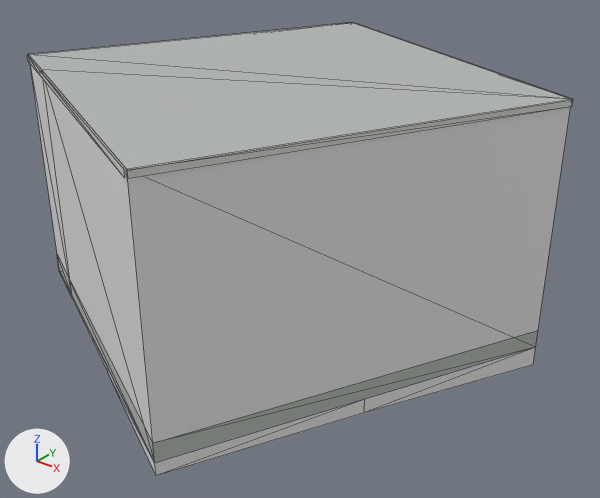
The glTF model public/models/buildings/osm-way-672784913.glb: old version first, new version second.
Camera for both pictures: a camera (50 mm lens) standing at (9.18, -10.73, 8.02) and looking at (0.58, 0.01, 1.36). Every picture has the same lights, and +X, +Y and +Z are marked at lower left. The first picture is the older version. Mesh edges are drawn as thin lines. Where no turn or scale is listed for an object, it has been applied to the vertices. Vertices at exactly the same position are counted once.

Objects in the first picture: 'building foundation 672784913', 'reality 672784913 near reality aged pale plaster', 'reality 672784913 near reality concrete plinth', 'reality 672784913 near reality flat weathered roof', 'reality 672784913 near reality pale aluminum sill'.
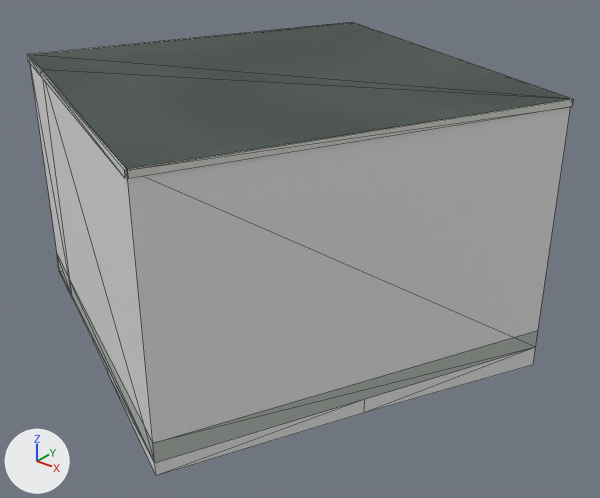
Location of each change, (x1, y1, x2, y2) in pixels of the pictures (600 x 498 px):
'reality 672784913 near reality flat weathered roof', surface changed (darker)
    both: (29, 23, 572, 169)
part 1 of me_reality_672784913_near_reality_pale_aluminum_sill, added
    after: (28, 23, 571, 170)

The change, as a diff of the scene's bpy script:
```diff
--- a/public/models/buildings/osm-way-672784913.glb.py
+++ b/public/models/buildings/osm-way-672784913.glb.py
@@ img_roof_color @@
+img_roof_color = load_image('roof-color', 'textures/1de3d7bb6546b7423004abcc0fb627c4d0c6ad03316b21d76a93f9bf4f470ca6.png', 256, 256, 'sRGB')
@@ mat_reality_flat_weathered_roof @@
 mat_reality_flat_weathered_roof = principled_material('reality flat weathered roof')
-mat_reality_flat_weathered_roof.base_color = (0.451, 0.475, 0.455)  # grey #b3b7b4
+mat_reality_flat_weathered_roof.texture = img_roof_color
 mat_reality_flat_weathered_roof.roughness = 0.83
@@ me_reality_672784913_near_reality_pale_aluminum_sill @@
 # used by ob_reality_672784913_near_reality_pale_aluminum_sill; location = (0.0, 0.0, 0.0)
-me_reality_672784913_near_reality_pale_aluminum_sill.from_pydata(...)  # 20 vertices, 10 faces; spans x -4.57..4.62, y -4.66..4.66, z 4.39..4.5
+me_reality_672784913_near_reality_pale_aluminum_sill.from_pydata(...)  # 25 vertices, 20 faces; spans x -4.57..4.62, y -4.66..4.66, z 4.39..4.5
+# me_reality_672784913_near_reality_pale_aluminum_sill part 1
+# 5 vertices are added at (-3.36, -2.28, 4.5), (-4.55, -1.71, 4.5), (-1.62, 4.64, 4.5), (4.59, 1.7, 4.5), (1.62, -4.64, 4.5)
+# 10 new faces join them
 me_reality_672784913_near_reality_pale_aluminum_sill.materials.append(mat_reality_pale_aluminum_sill)
```
